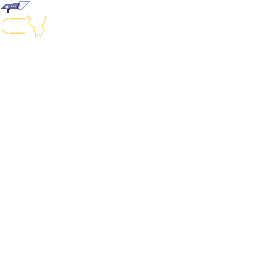
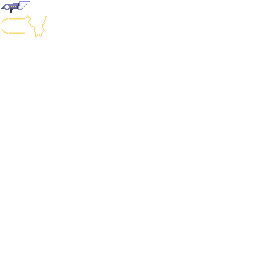
Two versions of the same layered image (w=256, h=256). Layer-by-layer changes:
painted on "Layer 3" over [4, 2, 29, 13]
